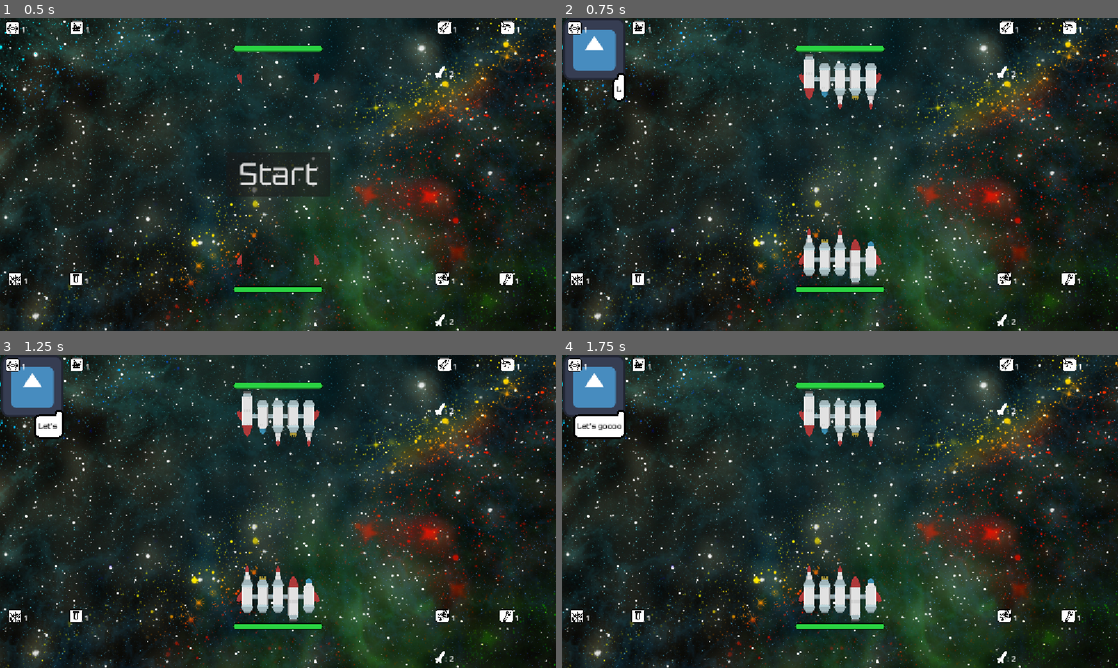
Above: before the commit, frames 1-4 (two rows, left to right).
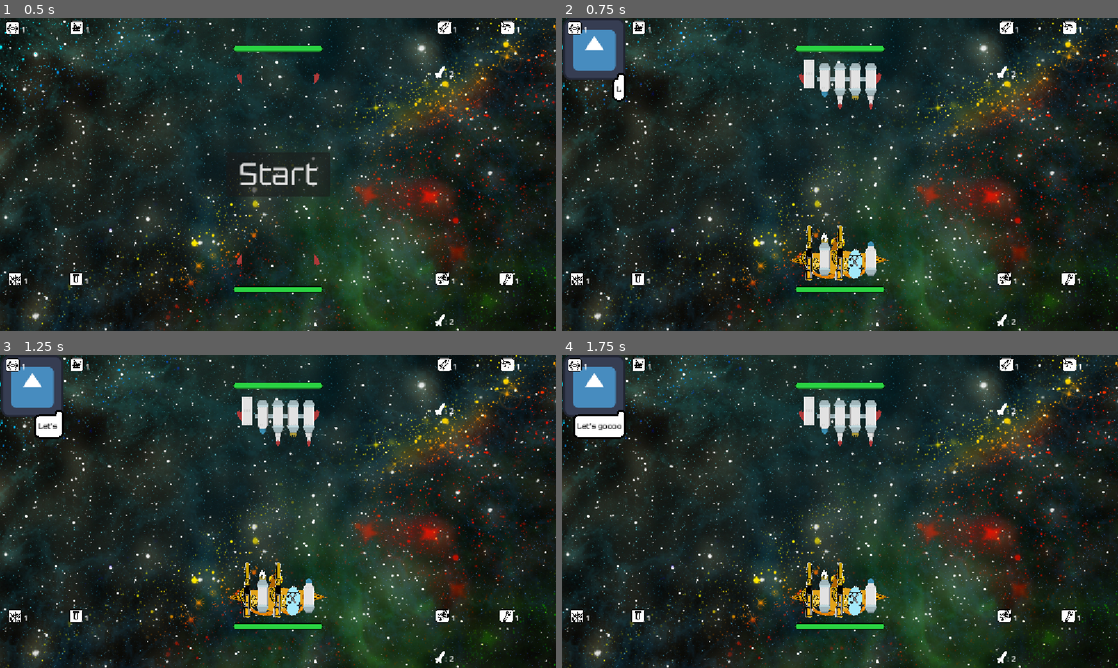
Above: after the commit, the same moments.

Repository: paralinguist/2025-space-pvp
Game: Godot game, scene res://Scenes/test_scene.tscn
Same seed, same stepped clock (60 frames per second), same inputs: the game is played once before the commit and once after it. The engine's default icon, where the game draws it, is replaced by a stand-in: a white triangle on a blue panel in a dark square.
Inputs:
- Up to frame 1 (0.5 s): no input
- Up to frame 2 (0.75 s): click "Start" at 0.5 s
- Up to frame 3 (1.25 s): no input
- Up to frame 4 (1.75 s): no input

Frame 1 is identical in both runs. In frame 2, 1.3% of the frame differs, in the area x 41-59%, y 11-86%; in frame 3, 1.3%; in frame 4, 1.3%.

Commit message:
Tentative retro ship designs

Diff:
--- a/2025spacegame/Scenes/Modules/engine.tscn
+++ b/2025spacegame/Scenes/Modules/engine.tscn
@@ -1,9 +1,10 @@
-[gd_scene load_steps=12 format=3 uid="uid://cb8x43y03yld0"]
+[gd_scene load_steps=13 format=3 uid="uid://cb8x43y03yld0"]
 
 [ext_resource type="Script" uid="uid://cnlrj6cvkuba4" path="res://Scripts/engine.gd" id="1_iguxc"]
 [ext_resource type="Texture2D" uid="uid://c2je0ut3hjdil" path="res://Assets/PNG/Sprites X2/Rocket parts/spaceRocketParts_027.png" id="1_m7gxp"]
 [ext_resource type="Texture2D" uid="uid://dqxq6koyxcc68" path="res://Assets/PNG/Sprites X2/Rocket parts/spaceRocketParts_016.png" id="2_iguxc"]
 [ext_resource type="Texture2D" uid="uid://css12ntxjdlxs" path="res://Assets/PNG/Sprites X2/Rocket parts/spaceRocketParts_021.png" id="3_88va6"]
+[ext_resource type="Texture2D" uid="uid://bc6gj33ortxh7" path="res://Assets/PNG/thomas/engineer_retro.png" id="4_b56ab"]
 [ext_resource type="Texture2D" uid="uid://bpigsecdx1o2t" path="res://Assets/PNG/Sprites X2/Station/spaceStation_005.png" id="4_m7gxp"]
 [ext_resource type="Texture2D" uid="uid://hx7y3x2wrpq3" path="res://Assets/PNG/Sprites X2/Rocket parts/spaceRocketParts_008.png" id="5_t3408"]
 [ext_resource type="Texture2D" uid="uid://d2wnivcsihaxs" path="res://Assets/PNG/Sprites X2/Effects/spaceEffects_009.png" id="7_88va6"]
@@ -49,24 +50,34 @@
 texture = ExtResource("2_iguxc")
 flip_v = true
 
+[node name="Retro" type="Sprite2D" parent="Body"]
+visible = false
+position = Vector2(-2.000001, 14.977547)
+scale = Vector2(0.15168539, 0.15168537)
+texture = ExtResource("4_b56ab")
+
 [node name="Exhaust" type="Sprite2D" parent="."]
+visible = false
 position = Vector2(0, 74)
 scale = Vector2(0.25, 0.25)
 texture = ExtResource("3_88va6")
 
 [node name="LeftSide" type="Sprite2D" parent="."]
+visible = false
 z_index = -1
 position = Vector2(-16, 0)
 scale = Vector2(0.25, 0.25)
 texture = ExtResource("4_m7gxp")
 
 [node name="RightSide" type="Sprite2D" parent="."]
+visible = false
 z_index = -1
 position = Vector2(16, 0)
 scale = Vector2(0.25, 0.25)
 texture = ExtResource("4_m7gxp")
 
 [node name="Top" type="Sprite2D" parent="."]
+visible = false
 position = Vector2(0, -51)
 scale = Vector2(0.25, 0.25)
 texture = ExtResource("5_t3408")
--- a/2025spacegame/Scenes/Modules/laser.tscn
+++ b/2025spacegame/Scenes/Modules/laser.tscn
@@ -1,8 +1,9 @@
-[gd_scene load_steps=12 format=3 uid="uid://dd8svo8mdvsfw"]
+[gd_scene load_steps=13 format=3 uid="uid://dd8svo8mdvsfw"]
 
 [ext_resource type="Script" uid="uid://5d1sjbqxux7e" path="res://Scripts/shooter.gd" id="1_ffxur"]
 [ext_resource type="Texture2D" uid="uid://dqxq6koyxcc68" path="res://Assets/PNG/Sprites X2/Rocket parts/spaceRocketParts_016.png" id="1_rr6fe"]
 [ext_resource type="Texture2D" uid="uid://b1f2tf2bv7t7b" path="res://Assets/PNG/Sprites X2/Rocket parts/spaceRocketParts_002.png" id="2_rr6fe"]
+[ext_resource type="Texture2D" uid="uid://brsqbf00knqed" path="res://Assets/PNG/thomas/weapon_retro.png" id="3_dkqqs"]
 [ext_resource type="Texture2D" uid="uid://cpxbudx4vymlk" path="res://Assets/PNG/Sprites X2/Rocket parts/spaceRocketParts_020.png" id="3_ffxur"]
 [ext_resource type="Texture2D" uid="uid://bpigsecdx1o2t" path="res://Assets/PNG/Sprites X2/Station/spaceStation_005.png" id="4_31r6i"]
 [ext_resource type="Texture2D" uid="uid://d2wnivcsihaxs" path="res://Assets/PNG/Sprites X2/Effects/spaceEffects_009.png" id="6_4fo1o"]
@@ -30,6 +31,12 @@
 [node name="Laser" type="Area2D" node_paths=PackedStringArray("particles")]
 script = ExtResource("1_ffxur")
 particles = NodePath("Explosion")
+
+[node name="Retro" type="Sprite2D" parent="."]
+visible = false
+position = Vector2(3, -24.000008)
+scale = Vector2(0.18684211, 0.18684211)
+texture = ExtResource("3_dkqqs")
 
 [node name="Body" type="Node2D" parent="."]
 
--- a/2025spacegame/Scenes/test_scene.tscn
+++ b/2025spacegame/Scenes/test_scene.tscn
@@ -37,6 +37,7 @@
 scale = Vector2(0.615, 0.615)
 UI = NodePath("../UI")
 win_message = "Tech  Ship Survived"
+team = "retro"
 
 [node name="TechShip" parent="." node_paths=PackedStringArray("UI") instance=ExtResource("1_3dogw")]
 position = Vector2(576, 126)
--- a/2025spacegame/Scenes/test_ship.tscn
+++ b/2025spacegame/Scenes/test_ship.tscn
@@ -1,6 +1,7 @@
-[gd_scene load_steps=8 format=3 uid="uid://b7hp126j04b4b"]
+[gd_scene load_steps=9 format=3 uid="uid://b7hp126j04b4b"]
 
 [ext_resource type="Script" uid="uid://h35ovikoq1pt" path="res://Scripts/ship.gd" id="1_x3s1d"]
+[ext_resource type="Texture2D" uid="uid://bl7mqcqq6i2lm" path="res://Assets/PNG/thomas/mainframeship retro.png" id="2_n6vk2"]
 [ext_resource type="AudioStream" uid="uid://di5s0axjsfts5" path="res://Assets/SFX/shield_up.mp3" id="3_5mm7q"]
 [ext_resource type="Texture2D" uid="uid://c15h7gc4pojbw" path="res://Assets/PNG/Sprites X2/Rocket parts/spaceRocketParts_003.png" id="4_t2t7e"]
 [ext_resource type="AudioStream" uid="uid://cfp4je6nbguou" path="res://Assets/SFX/shield_down.mp3" id="4_x3s1d"]
@@ -35,6 +36,12 @@
 
 [node name="TestShip" type="Node2D"]
 script = ExtResource("1_x3s1d")
+
+[node name="Retro" type="Sprite2D" parent="."]
+visible = false
+position = Vector2(-7, -1)
+scale = Vector2(0.2237723, 0.22377232)
+texture = ExtResource("2_n6vk2")
 
 [node name="LeftWing" type="Sprite2D" parent="."]
 position = Vector2(-129.875, 0)
--- a/2025spacegame/Scripts/engine.gd
+++ b/2025spacegame/Scripts/engine.gd
@@ -1 +1,7 @@
-extends ShipModule
+class_name Engineer extends ShipModule
+
+func set_retro():
+	$Body/Retro.visible = true
+	$Body/Body.visible = false
+	$Body/Body2.visible = false
+	$Body/Body3.visible = false
--- a/2025spacegame/Scripts/main.gd
+++ b/2025spacegame/Scripts/main.gd
@@ -4,7 +4,6 @@
 
 func _on_restart_pressed() -> void:
 	get_tree().reload_current_scene()
-
 
 func _on_start_pressed() -> void:
 	$UI/Control/Start.visible = false
--- a/2025spacegame/Scripts/ship.gd
+++ b/2025spacegame/Scripts/ship.gd
@@ -1,6 +1,7 @@
 class_name Ship extends Node2D
 @export var UI: CanvasLayer
 @export var win_message := "Tech Ship Survived"
+@export var team := "tech"
 const shield  = preload("res://Scenes/shield.tscn")
 const GRID_DISTANCE = 32
 var left_size := 113*0.615
@@ -51,11 +52,22 @@
 		add_child(new_components[i])
 		new_components[i].position = Vector2(52*i-104, 0)
 		new_components[i].visible = false
+		if new_components[i] is Engineer:
+			if team == "retro":
+				new_components[i].set_retro()
+		elif new_components[i] is Shooter and new_components[i].weapon_type == "laser":
+			if team == "retro":
+				new_components[i].set_retro()
+
 func start():
 	randomize()
 	for c in get_children():
 		if c is ShipModule:
 			c.visible = true
+	if team == "retro":
+		$Retro.visible = true
+		$LeftWing.visible = false
+		$RightWing.visible = false
 
 # Called every frame. 'delta' is the elapsed time since the previous frame.
 func _process(_delta: float) -> void:
--- a/2025spacegame/Scripts/shooter.gd
+++ b/2025spacegame/Scripts/shooter.gd
@@ -12,6 +12,13 @@
 	if $LaserRayCast.is_colliding():
 		if $LaserRayCast.get_collider() is ShipModule:
 			$LaserRayCast.get_collider().get_hit()
+
+func set_retro():
+	$Retro.visible = true
+	$Body.visible = false
+	$Top2.visible = false
+	$Gun.visible = false
+	$Exhaust.visible = false
 
 func shoot(num_shots = 1):
 	shots_left = num_shots - 1
Binary file added: 2025spacegame/Assets/PNG/thomas/engineer_retro.png
Not shown, added: 2025spacegame/Assets/PNG/thomas/engineer_retro.png.import
Binary file added: 2025spacegame/Assets/PNG/thomas/mainframeship retro.png
Not shown, added: 2025spacegame/Assets/PNG/thomas/mainframeship retro.png.import
Binary file added: 2025spacegame/Assets/PNG/thomas/science_retro.png
Not shown, added: 2025spacegame/Assets/PNG/thomas/science_retro.png.import
Binary file added: 2025spacegame/Assets/PNG/thomas/weapon_retro.png
Not shown, added: 2025spacegame/Assets/PNG/thomas/weapon_retro.png.import
Not shown, changed: 2025spacegame/Clients/client_eg.py
